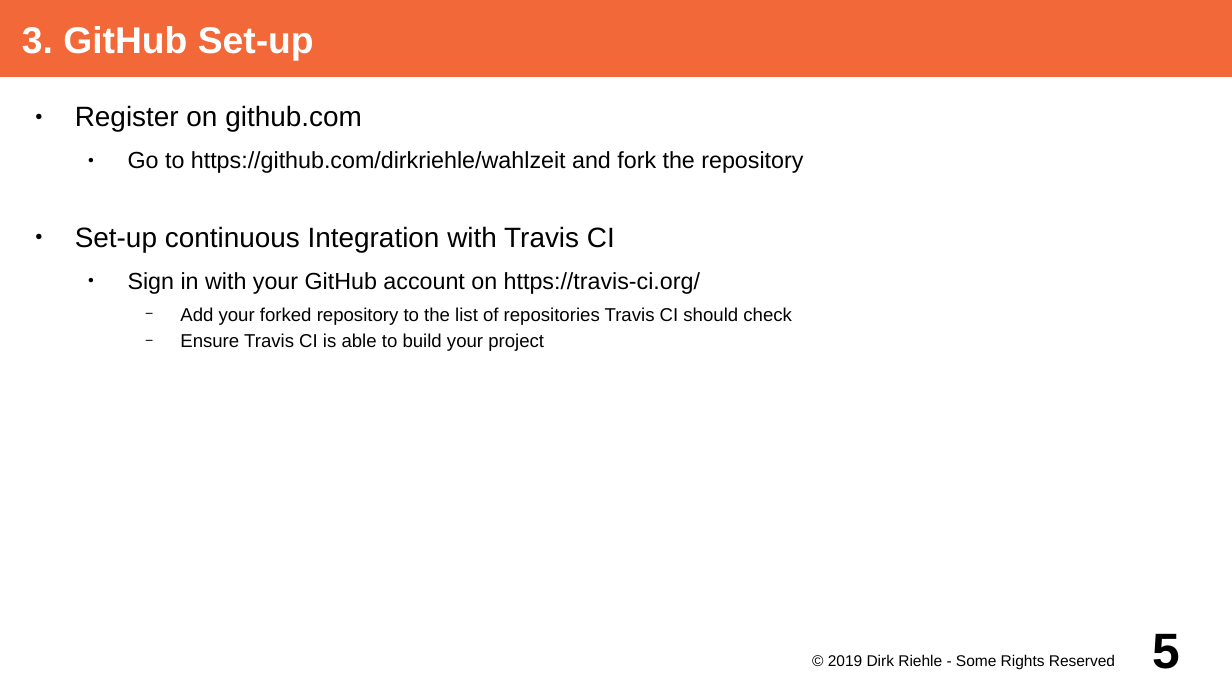
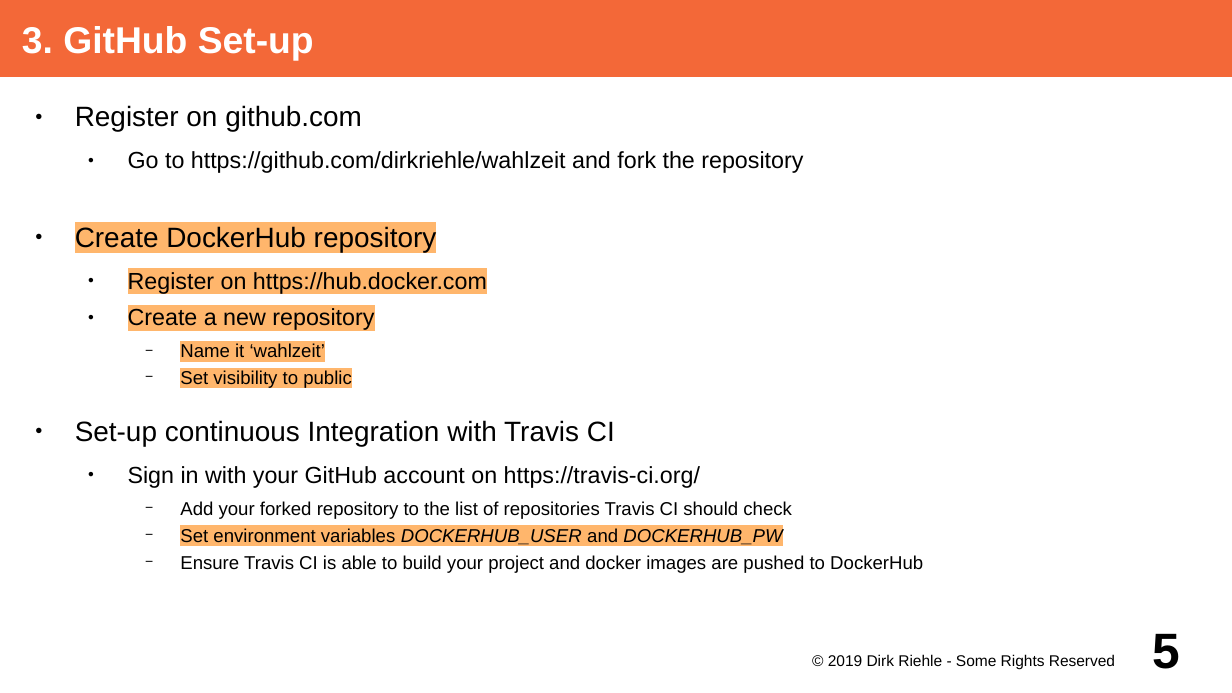
Before and after one commit to dirkriehle/adap-course, a slide deck: slide 5 of Lecture Slides/ADAP A03 - Project Set-up.odp. Drawn at 1232x693 pixels with LibreOffice and Linux fonts; fonts in the diff are those of the drawing. Boxes give left, top, right and bottom in pixels: in the first picture for what was removed or moved away, otherwise in the second. Text is boxed around its words. In the diff, an @@ line names an element or a change of style, - is before the commit and + after.

Commit message:
Add section for DockerHub and TravisCI setup

```diff
--- a/Lecture Slides/ADAP A03 - Project Set-up.odp
+++ b/Lecture Slides/ADAP A03 - Project Set-up.odp
@@ text at <box>75,225,487,389</box>: paragraphs added @@
+● Create DockerHub repository
+  ● Register on https://hub.docker.com
+  ● Create a new repository
+    − Name it ‘wahlzeit’
+    − Set visibility to public
@@ text at <box>180,528,923,573</box>: text changed @@
-    − Ensure Travis CI is able to build your project
+    − Set environment variables DOCKERHUB_USER and DOCKERHUB_PW
+    − Ensure Travis CI is able to build your project and docker images are pushed to DockerHub
```
